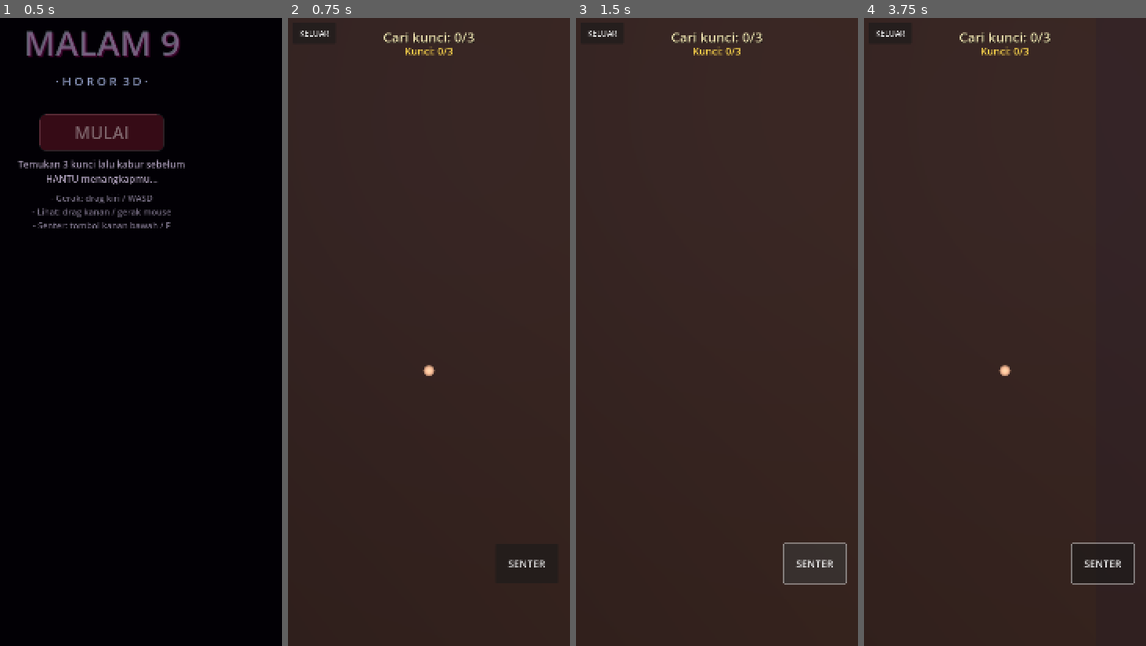
Above: before the commit, frames 1-4 (left to right).
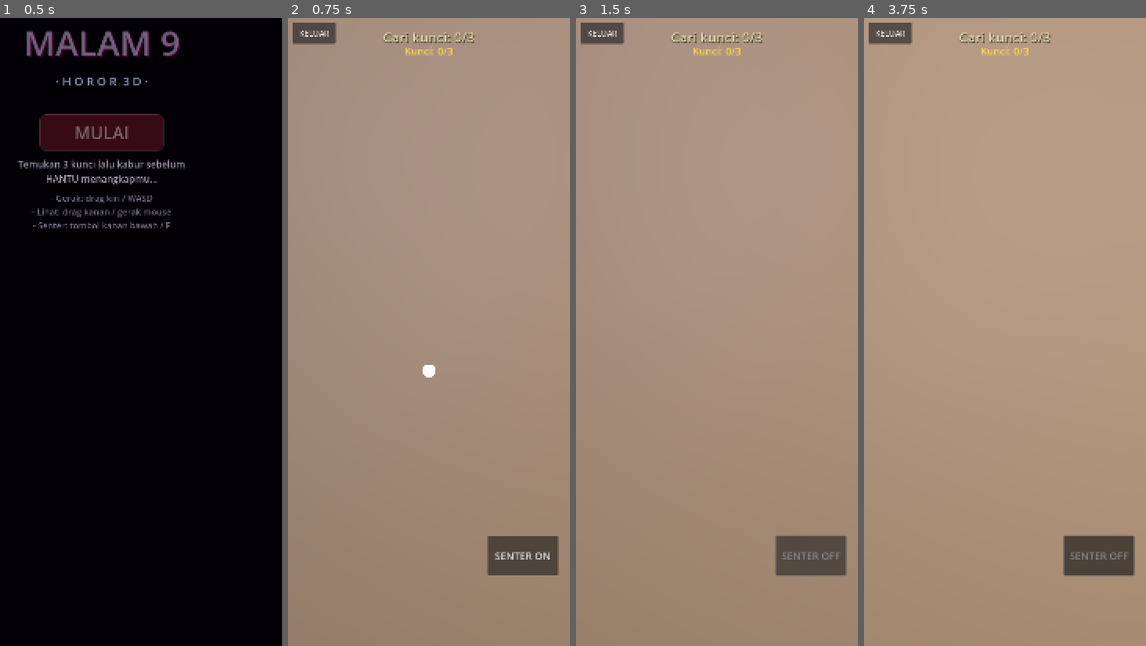
Above: after the commit, the same moments.

Repository: Kyyyu/malam9-horror
Game: Godot game, scene res://scenes/Main.tscn
Two runs of this game, one before a commit and one after it. Both use one fixed random seed, a clock stepped at 60 frames per second and the inputs below.
Inputs (mouse positions are in pixels of both pictures, inside the frame that each line leads up to):
- Up to frame 1 (0.5 s): no input
- Up to frame 2 (0.75 s): click "MULAI" at 0.5 s
- Up to frame 3 (1.5 s): click (815, 564) at 1.25 s, where only the run before the commit has a clickable "SENTER"
- Up to frame 4 (3.75 s): click (1098, 558) at 2 s, where only the run after the commit has a clickable "SENTER OFF"; click (1098, 558) at 2.75 s, where only the run after the commit has a clickable "SENTER ON"; tap Enter at 3.5 s; move the mouse to (1067, 300) at 3.52 s; hold D (move_right) from 3.53 s (still down); tap F at 3.6 s; click (1067, 300) at 3.67 s

Frame 1 is identical in both runs. In frame 2, 100% of the frame differs, in the area x 0-100%, y 0-100%; in frame 3, 100%; in frame 4, 100%.

Commit message:
v1.0.5: lampu diperbanyak & lebih terang, senter lebih kuat + tombol ON/OFF + klik, dinding pakai shader prosedural (bata/plester/papan kotoran) biar tidak seperti balok polos

Diff:
--- a/project.godot
+++ b/project.godot
@@ -10,7 +10,7 @@
 run/main_scene="res://scenes/Main.tscn"
 config/features=PackedStringArray("4.4", "Mobile")
 config/icon="res://icon.svg"
-config/version="1.0.4"
+config/version="1.0.5"
 
 [display]
 
--- a/scripts/game.gd
+++ b/scripts/game.gd
@@ -25,7 +25,7 @@
 	"##########E.###.#",
 ]
 
-const LAMP_CELLS := [[4, 1], [3, 3], [5, 5], [10, 5], [11, 7], [5, 9], [3, 12], [9, 3], [7, 1], [13, 7], [12, 5], [2, 11]]
+const LAMP_CELLS := [[4, 1], [3, 3], [5, 5], [10, 5], [11, 7], [5, 9], [3, 12], [9, 3], [7, 1], [13, 7], [12, 5], [2, 11], [9, 1], [14, 1], [1, 3], [6, 3], [1, 5], [6, 5], [1, 7], [8, 7], [1, 9], [14, 9], [1, 11], [4, 11], [7, 11], [10, 11]]
 const WHISPER_CELLS := [[8, 3], [11, 5], [3, 7], [2, 9], [6, 11]]
 
 var player: PlayerController = null
@@ -82,13 +82,84 @@
 		_mats[key] = m
 	return _mats[key]
 
+func _procedural_mat(key: String, color: Color, brick := false, planks := false) -> ShaderMaterial:
+	if _mats.has(key):
+		return _mats[key] as ShaderMaterial
+	var sh := Shader.new()
+	sh.code = """shader_type spatial;
+render_mode diffuse_burley, specular_disabled;
+
+uniform vec4 u_tint : source_color = vec4(0.85, 0.8, 0.7, 1.0);
+uniform bool u_brick = false;
+uniform bool u_planks = false;
+uniform float u_bright : hint_range(0.0, 2.0) = 1.0;
+uniform float u_roughness : hint_range(0.0, 1.0) = 0.95;
+
+float hash(vec2 p) { return fract(sin(dot(p, vec2(127.1, 311.7))) * 43758.5453); }
+float vnoise(vec2 p) {
+	vec2 i = floor(p);
+	vec2 f = fract(p);
+	f = f * f * (3.0 - 2.0 * f);
+	return mix(
+		mix(hash(i), hash(i + vec2(1.0, 0.0)), f.x),
+		mix(hash(i + vec2(0.0, 1.0)), hash(i + vec2(1.0, 1.0)), f.x),
+		f.y
+	);
+}
+
+void fragment() {
+	vec3 nrm = normalize(NORMAL);
+	vec2 uv;
+	if (abs(nrm.x) > abs(nrm.y) && abs(nrm.x) > abs(nrm.z)) uv = WORLD_POSITION.zy;
+	else if (abs(nrm.y) > abs(nrm.z)) uv = WORLD_POSITION.xz;
+	else uv = WORLD_POSITION.xy;
+
+	float grunge = vnoise(uv * 0.18);
+	float fine = vnoise(uv * 1.4);
+	vec3 col = u_tint.rgb;
+	col *= mix(0.84, 1.12, grunge);
+	col *= mix(0.95, 1.05, fine) * u_bright;
+	col *= 0.96 + 0.08 * hash(floor(WORLD_POSITION.xz * 3.0 + WORLD_POSITION.y * 13.0));
+
+	if (u_planks) {
+		float px = fract(uv.x * 2.4);
+		col *= 0.86 + 0.22 * hash(vec2(floor(uv.x * 2.4), 0.0));
+		col *= smoothstep(0.0, 0.02, min(px, 1.0 - px));
+		float py = fract(uv.y);
+		col *= 0.85 + 0.15 * smoothstep(0.0, 0.02, min(py, 1.0 - py));
+	}
+	if (u_brick) {
+		vec2 br = uv * vec2(1.7, 5.0);
+		float row = floor(br.y);
+		br.x += 0.5 * mod(row, 2.0);
+		vec2 bb = fract(br);
+		float mm = min(bb.x, 1.0 - bb.x);
+		float mh = min(bb.y, 1.0 - bb.y);
+		float mortar = (1.0 - smoothstep(0.0, 0.05, mm)) * 0.6 + (1.0 - smoothstep(0.0, 0.09, mh));
+		mortar = clamp(mortar, 0.0, 1.0);
+		col *= mix(1.0, 0.42, mortar);
+		col *= 0.9 + 0.2 * hash(vec2(floor(br.x + step(0.5, mod(row, 2.0))), row));
+	}
+	ALBEDO = col;
+	ROUGHNESS = u_roughness;
+}"""
+	var m := ShaderMaterial.new()
+	m.shader = sh
+	m.set_shader_parameter("u_tint", color)
+	m.set_shader_parameter("u_brick", brick)
+	m.set_shader_parameter("u_planks", planks)
+	m.set_shader_parameter("u_bright", 1.0)
+	m.set_shader_parameter("u_roughness", 0.95)
+	_mats[key] = m
+	return m
+
 func _build_environment():
 	var env := Environment.new()
 	env.background_mode = Environment.BG_COLOR
 	env.background_color = Color(0.02, 0.012, 0.04)
 	env.ambient_light_source = Environment.AMBIENT_SOURCE_COLOR
-	env.ambient_light_color = Color(0.16, 0.15, 0.22)
-	env.ambient_light_energy = 0.55
+	env.ambient_light_color = Color(0.22, 0.21, 0.3)
+	env.ambient_light_energy = 0.7
 	env.reflected_light_source = Environment.REFLECTION_SOURCE_DISABLED
 	env.fog_enabled = true
 	env.fog_light_color = Color(0.03, 0.03, 0.05)
@@ -100,8 +171,8 @@
 
 	var moon := DirectionalLight3D.new()
 	moon.rotation_degrees = Vector3(-45, -35, 0)
-	moon.light_energy = 0.35
-	moon.light_color = Color(0.4, 0.45, 0.7)
+	moon.light_energy = 0.42
+	moon.light_color = Color(0.42, 0.45, 0.7)
 	add_child(moon)
 
 func _add_static_box(path, size: Vector3, mat: Material) -> StaticBody3D:
@@ -122,12 +193,12 @@
 	return r
 
 func _build_world():
-	var floor_mat := _get_mat("floor", Color(0.17, 0.14, 0.15), Color(0, 0, 0), 1.0)
+	var floor_mat := _procedural_mat("floor_p", Color(0.44, 0.37, 0.3), false, true)
 	_add_static_box(Vector3(17.0, -0.25, 13.0), Vector3(34.0, 0.5, 26.0), floor_mat)
 
 	var wall_mats := [
-		_get_mat("wall1", Color(0.25, 0.2, 0.22), Color(0, 0, 0), 1.0),
-		_get_mat("wall2", Color(0.28, 0.22, 0.2), Color(0, 0, 0), 1.0),
+		_procedural_mat("wall_plaster", Color(0.52, 0.46, 0.43), false, false),
+		_procedural_mat("wall_brick", Color(0.48, 0.33, 0.26), true, false),
 	]
 	var wall_i := 0
 	var open_cells: Array[Vector2i] = []
@@ -149,7 +220,7 @@
 	_build_ceiling()
 
 func _build_ceiling():
-	var ceil_mat := _get_mat("ceiling", Color(0.2, 0.17, 0.18), Color(0, 0, 0), 1.0)
+	var ceil_mat := _procedural_mat("ceiling_p", Color(0.42, 0.4, 0.4), false, false)
 	_add_static_box(Vector3(17.0, WALL_H + 0.18, 13.0), Vector3(36.0, 0.35, 28.0), ceil_mat)
 	var beam_mat := _get_mat("beam", Color(0.14, 0.11, 0.1), Color(0, 0, 0), 1.0)
 	for bx in range(1, 15):
@@ -176,9 +247,9 @@
 		if MAP[cell.y][cell.x] == '#':
 			continue
 		var light := OmniLight3D.new()
-		light.light_energy = 3.6
-		light.light_color = Color(1.0, 0.8, 0.5)
-		light.omni_range = 11.0
+		light.light_energy = 4.2
+		light.light_color = Color(1.0, 0.82, 0.55)
+		light.omni_range = 12.0
 		light.position = Vector3(cell.x * TILE + 1.0, 2.6, cell.y * TILE + 1.0)
 		add_child(light)
 		var lamp := Lamp.new()
@@ -405,19 +476,19 @@
 
 	var fl := SpotLight3D.new()
 	fl.name = "Flashlight"
-	fl.spot_range = 30.0
-	fl.spot_angle = deg_to_rad(48.0)
+	fl.spot_range = 32.0
+	fl.spot_angle = deg_to_rad(56.0)
 	fl.spot_attenuation = 0.85
-	fl.light_energy = 12.0
+	fl.light_energy = 16.0
 	fl.light_color = Color(0.95, 0.9, 0.75)
 	fl.shadow_enabled = true
 	fl.position.y = -0.1
 	camera.add_child(fl)
 
 	var fill := OmniLight3D.new()
-	fill.light_energy = 0.7
-	fill.light_color = Color(0.45, 0.45, 0.6)
-	fill.omni_range = 6.0
+	fill.light_energy = 0.9
+	fill.light_color = Color(0.5, 0.5, 0.62)
+	fill.omni_range = 7.0
 	fill.position = Vector3(0, 2.1, 0)
 	fill.shadow_enabled = false
 	player.add_child(fill)
@@ -619,19 +690,28 @@
 	root.add_child(hint)
 
 	var fl_btn := Button.new()
-	fl_btn.text = "SENTER"
+	fl_btn.text = "SENTER ON"
 	fl_btn.add_theme_font_size_override("font_size", 26)
-	fl_btn.custom_minimum_size = Vector2(150, 90)
+	fl_btn.custom_minimum_size = Vector2(170, 96)
 	fl_btn.anchor_left = 1.0
 	fl_btn.anchor_top = 1.0
 	fl_btn.anchor_right = 1.0
 	fl_btn.anchor_bottom = 1.0
-	fl_btn.offset_left = -190
-	fl_btn.offset_top = -260
+	fl_btn.offset_left = -210
+	fl_btn.offset_top = -280
 	fl_btn.offset_right = -30
-	fl_btn.offset_bottom = -160
+	fl_btn.offset_bottom = -180
 	fl_btn.pressed.connect(func(): player.toggle_flashlight())
 	root.add_child(fl_btn)
+
+	var update_fl := func(on: bool):
+		fl_btn.text = "SENTER ON" if on else "SENTER OFF"
+		fl_btn.modulate = Color(1, 1, 1, 1) if on else Color(0.55, 0.55, 0.58)
+	player.flashlight_toggled.connect(func(on: bool):
+		update_fl.call(on)
+		_play_once("res://audio/click.wav", -13.0)
+	)
+	update_fl.call(true)
 
 	var quit_btn := Button.new()
 	quit_btn.text = "KELUAR"
--- a/scripts/player.gd
+++ b/scripts/player.gd
@@ -112,6 +112,9 @@
 			_look_on = true
 		else:
 			_look_on = false
+	elif event is InputEventKey:
+		if event.pressed and not event.echo and event.keycode == KEY_F:
+			toggle_flashlight()
 	elif event is InputEventScreenTouch:
 		var size := get_viewport().get_visible_rect().size
 		if event.pressed:
Not shown, added: audio/click.wav.import
Not shown, changed: export_presets.cfg
Not shown, added: audio/click.wav
Not shown, changed: audio/gen_audio.py
